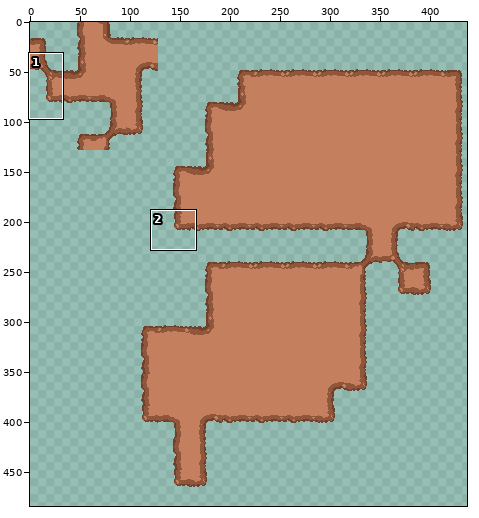
Pixel-art file: assets/art/bgs/bg_01_master.aseprite. The first picture is a wide view before the edit; the outline marks the close-up.
Close-up. Old version:
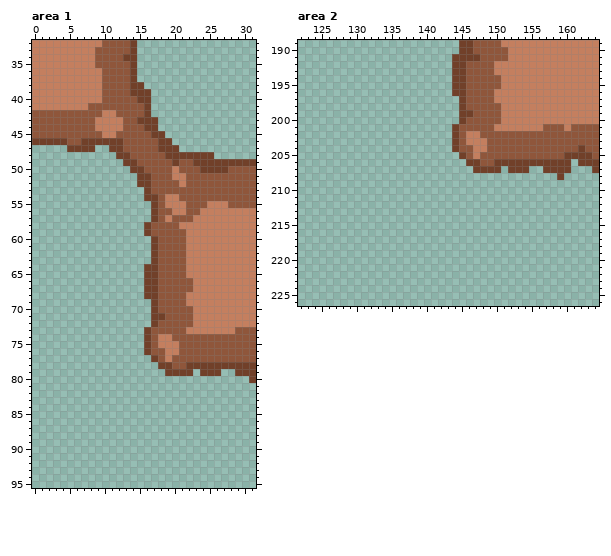
512x512 pixels, 1 frame. Shown: area 1: x 0..31, y 32..95; area 2: x 122..164, y 189..226. The wide view leaves out empty margins. The commit also changed other parts of the picture, which this record leaves out.
The result:
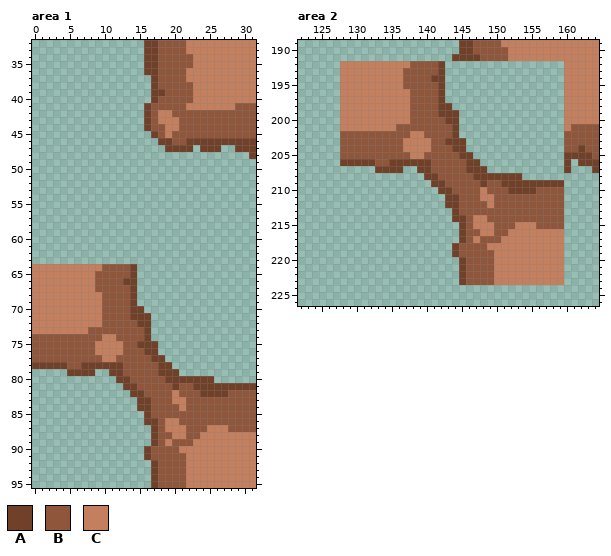
Palette (. is transparent): A #714029  B #8f563b  C #c47f5f
What changed:
Changed rows in their new state; - is an unchanged pixel.
Area 1:
first column x 0:
32 ...............-AABBBBCCCCCCCCCC
33 ...............-AABBBBCCCCCCCCCC
34 ...............-AABBBBBCCCCCCCCC
35 ...............-AABBBBBCCCCCCCCC
36 ...............-AABBBBCCCCCCCCCC
37 ...............--ABBBBCCCCCCCCCC
38 ................-ABBBBBCCCCCCCCC
39 .................AABBBBCCCCCCCCC
40 .................ABBBBBCCCCCCCCC
41 ................-BBBBBCCCCCCCBBB
42 ................-BCCBBBBBBBBBBBB
43 ................-BCCCBBBBBBBBBBB
44 ................-BBCCBBBBBBBBBBB
45 .................-BCBBBBBBBBBBBB
46 ..................--BBAAAAAAAAAA
47 -----....--........--AA-AAA--AAA
48 ------------..............-----A
49 -------------...................
50 --------------..................
51 ---------------.................
52 ---------------.................
53 ----------------................
54 ----------------................
55 -----------------...............
56 -----------------...............
57 -----------------...............
58 ----------------................
59 ----------------................
60 -----------------...............
61 -----------------...............
62 -----------------...............
63 -----------------...............
64 CCCCCCCCCCBBBBA-................
65 CCCCCCCCCBBBBBA-................
66 CCCCCCCCCBBBBAA-................
67 CCCCCCCCCBBBBBA-................
68 CCCCCCCCCCBBBBA-................
69 CCCCCCCCCCBBBBA--...............
70 CCCCCCCCCCBBBBAA-...............
71 CCCCCCCCCCBBBBAAA...............
72 CCCCCCCCCCBBBBBAA...............
73 CCCCCCCCBBBBBBBB-...............
74 BBBBBBBBBBCCBBBB-...............
75 BBBBBBBBBCCCCBBA-A..............
76 BBBBBBBBBCCCCBBB-A..............
77 BBBBBBBBBBCCBBBBB-A.............
78 AAAAABBAAAAAABBBBB--............
79 -----AAAA--AABBBBBA--..-...--...
80 ------------AABBBBBAAAAAAA-----.
81 -------------AABBBBBABBAAAAAAAAA
82 --------------AABBBBCBBBAAAABBBB
83 ---------------AABBBCCBBBBBBBBBB
84 ---------------AABBBBCBBBBBBBBBB
85 ----------------ABBBBBBBBBBBBBBB
86 ----------------AABCCBBBBBBBBBBB
87 -----------------ABCCCBBBCCCBBBB
88 -----------------ABBCCBBCCCCCCCC
89 -----------------ABCBBBCCCCCCCCC
90 ----------------ABBBBCCCCCCCCCCC
91 ----------------ABBBBBCCCCCCCCCC
92 -----------------ABBBBCCCCCCCCCC
93 -----------------ABBBBCCCCCCCCCC
94 -----------------ABBBBCCCCCCCCCC
95 -----------------ABBBBCCCCCCCCCC
Area 2:
first column x 128:
192 CCCCCCCCCCBBBBA-................
193 CCCCCCCCCBBBBBA-................
194 CCCCCCCCCBBBBAA-................
195 CCCCCCCCCBBBBBA-................
196 CCCCCCCCCCBBBBA-................
197 CCCCCCCCCCBBBBA--...............
198 CCCCCCCCCCBBBBAA-...............
199 CCCCCCCCCCBBBBAAA...............
200 CCCCCCCCCCBBBBBAA...............
201 CCCCCCCCBBBBBBBB-...............
202 BBBBBBBBBBCCBBBB-...............
203 BBBBBBBBBCCCCBBA-A..............
204 BBBBBBBBBCCCCBBB-A..............
205 BBBBBBBBBBCCBBBBB-A.............
206 AAAAABBAAAAAABBBBB--............
207 -----AAAA--AABBBBBA--..-...--...
208 ------------AABBBBBAAAAAAA-----.
209 -------------AABBBBBABBAAAAAAAAA
210 --------------AABBBBCBBBAAAABBBB
211 ---------------AABBBCCBBBBBBBBBB
212 ---------------AABBBBCBBBBBBBBBB
213 ----------------ABBBBBBBBBBBBBBB
214 ----------------AABCCBBBBBBBBBBB
215 -----------------ABCCCBBBCCCBBBB
216 -----------------ABBCCBBCCCCCCCC
217 -----------------ABCBBBCCCCCCCCC
218 ----------------ABBBBCCCCCCCCCCC
219 ----------------ABBBBBCCCCCCCCCC
220 -----------------ABBBBCCCCCCCCCC
221 -----------------ABBBBCCCCCCCCCC
222 -----------------ABBBBCCCCCCCCCC
223 -----------------ABBBBCCCCCCCCCC
